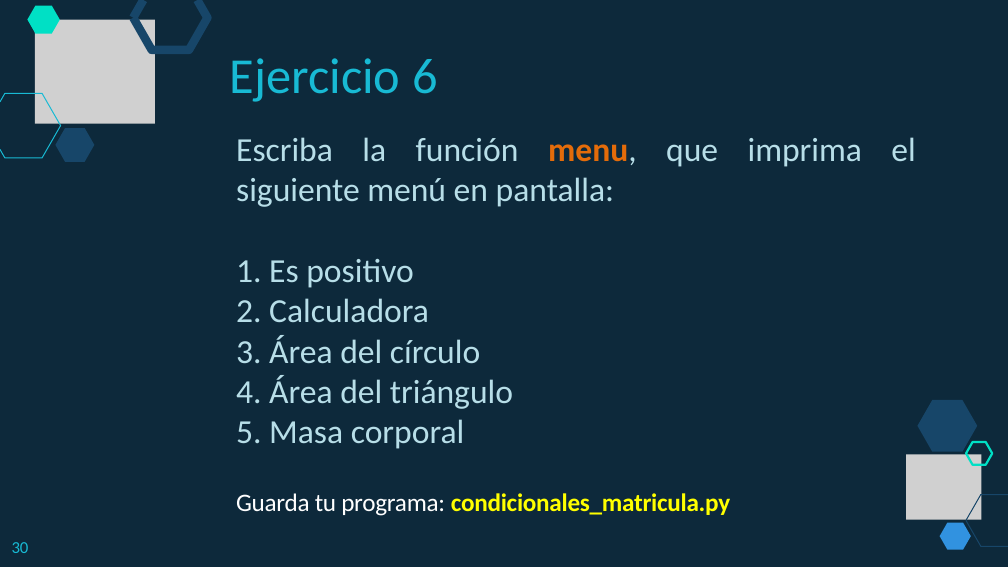
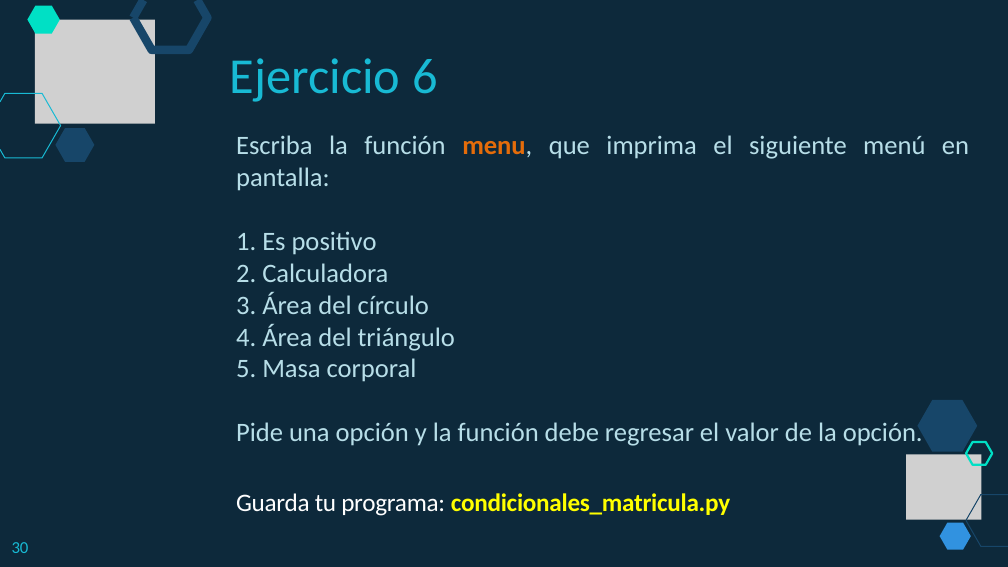
Before and after one commit to lizetheP/PensamientoC, a slide deck: slide 30 of Calendario2019/Presentaciones/Semana2/2_5_CondicionalesF.pptx. Drawn at 1008x567 pixels with LibreOffice and Linux fonts; fonts in the diff are those of the drawing; grey boxes stand for pictures. Boxes give left, top, right and bottom in pixels: in the first picture for what was removed or moved away, otherwise in the second. Text is boxed around its words. In the diff, an @@ line names an element or a change of style, - is before the commit and + after.

```diff
--- a/Calendario2019/Presentaciones/Semana2/2_5_CondicionalesF.pptx
+++ b/Calendario2019/Presentaciones/Semana2/2_5_CondicionalesF.pptx
@@ text at (236, 135, 969, 382): size 24 to 19 pt in "Escriba la función menu, que imprima el ...", "1. Es positivo", "2. Calculadora", "3. Área del círculo" and 2 more places @@
@@ text at (236, 419, 923, 446): paragraph added @@
+Pide una opción y la función debe regresar el valor de la opción.
```
Also in this commit, not shown: 6 other slides changed, 1 other file.
